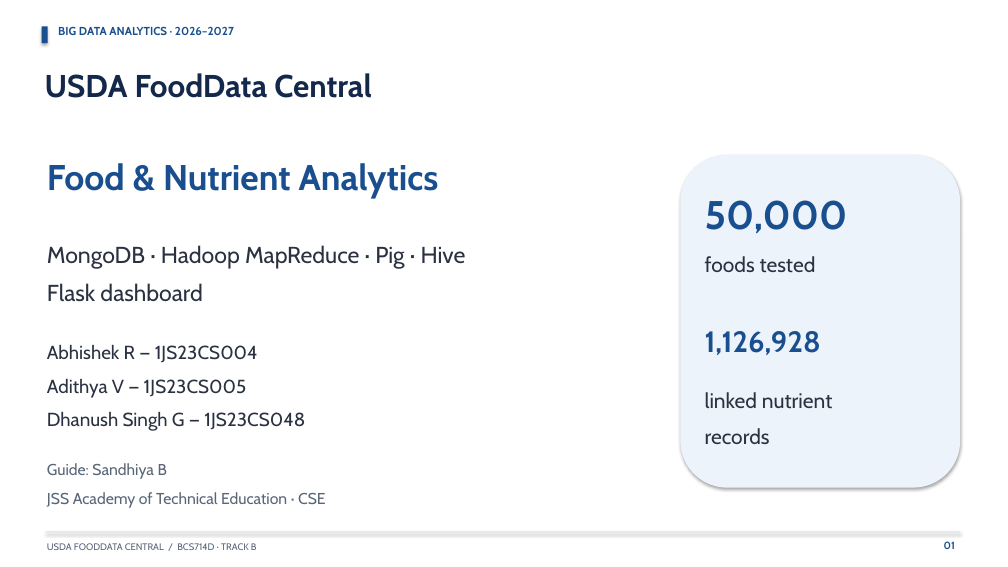
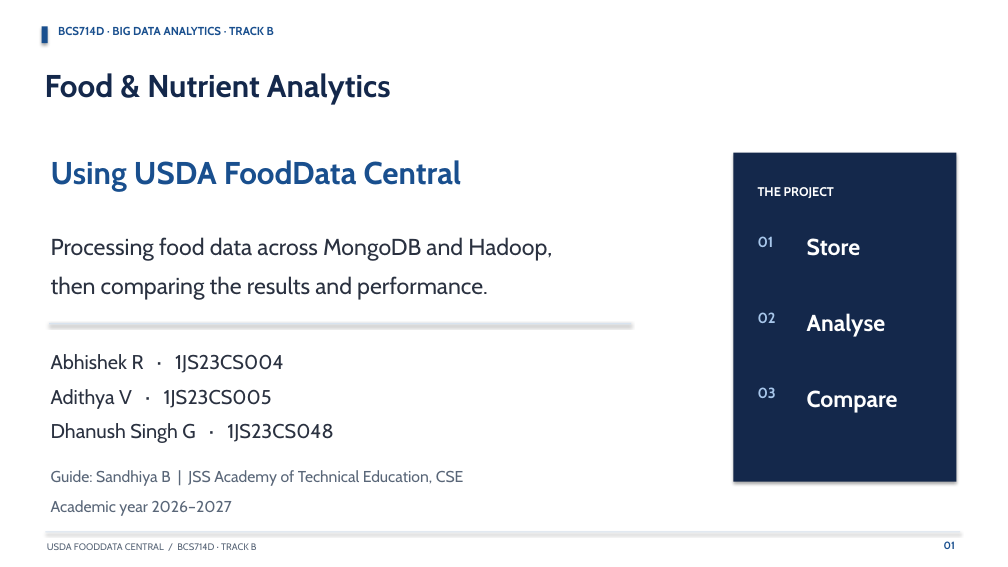
Before and after one commit to Dhanush-singh-g/BDA-Assignment, a slide deck: slide 1 of reports/BDA_Track_B_Presentation.pptx. Drawn at 1008x567 pixels with LibreOffice and Linux fonts; fonts in the diff are those of the drawing. Boxes give left, top, right and bottom in pixels: in the first picture for what was removed or moved away, otherwise in the second. Text is boxed around its words. In the diff, an @@ line names an element or a change of style, - is before the commit and + after.

Commit message:
Rework presentation into a clear project narrative with record example and measured results

```diff
--- a/reports/BDA_Track_B_Presentation.pptx
+++ b/reports/BDA_Track_B_Presentation.pptx
@@ text at <box>58,26,274,35</box>: text changed @@
-BIG DATA ANALYTICS · 2026–2027
+BCS714D · BIG DATA ANALYTICS · TRACK B
@@ text at <box>45,73,391,105</box>: text changed @@
-USDA FoodData Central
+Food & Nutrient Analytics
@@ text at <box>51,160,462,192</box>: text changed; size 34 to 30 pt @@
-Food & Nutrient Analytics
+Using USDA FoodData Central
@@ rounded rectangle removed at <box>681,155,960,488</box> @@
@@ rectangle added at <box>734,153,957,482</box>, fill #14284B @@
@@ text removed at <box>705,200,848,233</box> @@
-50,000
@@ text at <box>758,187,834,198</box>: text changed; size 20 to 12 pt; text colour #2A3140 to #FFFFFF; bold on @@
-foods tested
+THE PROJECT
@@ text at <box>51,237,552,300</box>: text changed @@
-MongoDB · Hadoop MapReduce · Pig · Hive
-Flask dashboard
+Processing food data across MongoDB and Hadoop,
+then comparing the results and performance.
@@ text added at <box>758,236,774,247</box>, 14 pt, text #A8C7EB, bold @@
+01
@@ text added at <box>807,238,861,256</box>, 22 pt, text #FFFFFF, bold @@
+Store
@@ rectangle added at <box>49,323,631,324</box>, fill #D8E3EF @@
@@ text added at <box>758,312,776,323</box>, 14 pt, text #A8C7EB, bold @@
+02
@@ text added at <box>807,313,886,337</box>, 22 pt, text #FFFFFF, bold @@
+Analyse
@@ text at <box>51,354,333,443</box>: text changed; size 18 to 19 pt @@
-Abhishek R — 1JS23CS004
-Adithya V — 1JS23CS005
-Dhanush Singh G — 1JS23CS048
+Abhishek R · 1JS23CS004
+Adithya V · 1JS23CS005
+Dhanush Singh G · 1JS23CS048
@@ text removed at <box>705,331,821,355</box> @@
-1,126,928
@@ text added at <box>758,387,776,398</box>, 14 pt, text #A8C7EB, bold @@
+03
@@ text removed at <box>705,392,832,444</box> @@
-linked nutrient
-records
@@ text added at <box>807,390,898,413</box>, 22 pt, text #FFFFFF, bold @@
+Compare
@@ text at <box>51,470,464,516</box>: text changed @@
-Guide: Sandhiya B
-JSS Academy of Technical Education · CSE
+Guide: Sandhiya B | JSS Academy of Technical Education, CSE
+Academic year 2026–2027
```
Also in this commit, not shown: 7 slides added, 7 slides removed, 1 other file.
